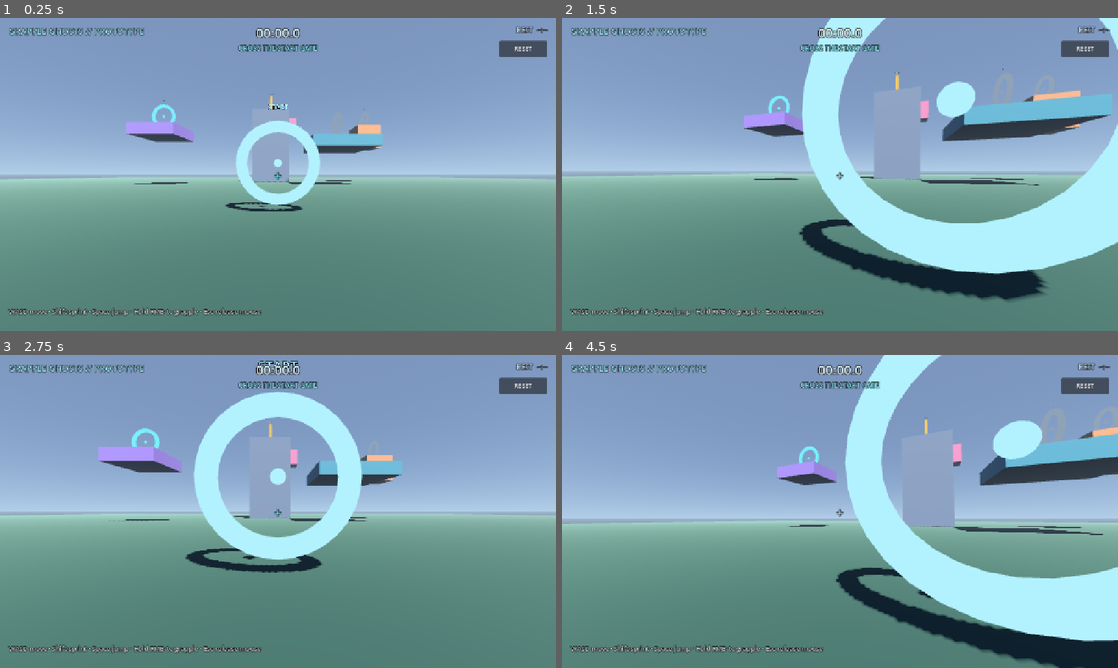
Above: before the commit, frames 1-4 (two rows, left to right).
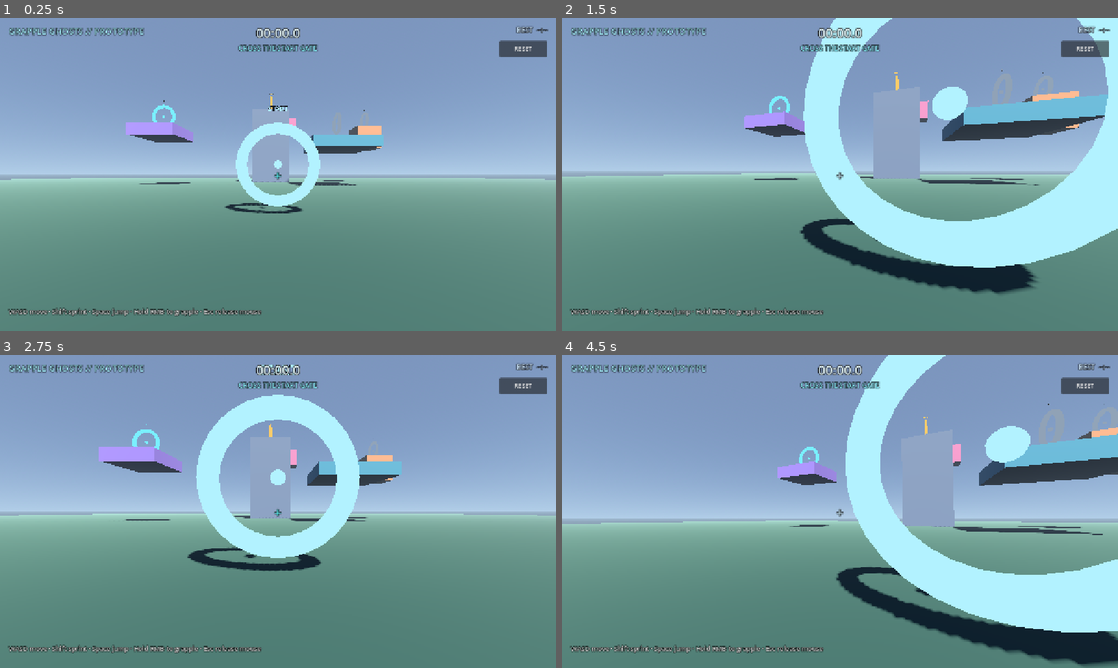
Above: after the commit, the same moments.

Repository: soda92/grapple-ghosts
Game: Godot game, scene res://scenes/main.tscn
Two runs of this game, one before a commit and one after it. Both use one fixed random seed, a clock stepped at 60 frames per second and the inputs below.
Inputs (mouse positions are in pixels of both pictures, inside the frame that each line leads up to):
- Up to frame 1 (0.25 s): no input
- Up to frame 2 (1.5 s): tap Enter at 0.5 s; move the mouse to (867, 174) at 0.52 s; hold W from 0.53 s (still down); tap R at 0.6 s; click (867, 174) at 0.67 s; tap Space at 0.77 s; move the mouse to (812, 174) at 1.27 s; tap Shift at 1.35 s
- Up to frame 3 (2.75 s): keep holding W; tap Space at 1.52 s; move the mouse to (289, 505) at 2.02 s; tap R at 2.1 s
- Up to frame 4 (4.5 s): keep holding W; move the mouse to (834, 517) at 2.77 s; tap Shift at 2.85, 4.35 s; click (834, 517) at 2.92 s; tap Space at 3.02, 3.77 s; move the mouse to (878, 514) at 3.52 s; tap R at 3.6 s; move the mouse to (795, 508) at 4.27 s

The runs differ from the first frame. In frame 1, 1.2% of the frame differs, in the area x 0-99%, y 24-63%; in frame 2, 5.5%, in the area x 2-100%, y 0-91%; in frame 3, 1.9%; in frame 4, 3.7%.

Commit message:
perf: reduce mobile frame cost and input overhead
- Cap mobile rendering at 60 FPS and enable 3D physics interpolation
- Switch from 2x MSAA to FXAA, limit directional shadows to 100 m and the
  camera far plane to 400 m
- Reuse one aim ray query at 25 Hz instead of allocating every physics frame
- Replace the per-tick ImmediateMesh rope with a persistent stretched mesh
- Throttle timer text to 20 Hz and make touch controls redraw on input/resize
  rather than every frame
- Document measured draw calls and frame cost in the README

Diff:
--- a/project.godot
+++ b/project.godot
@@ -9,6 +9,10 @@
 run/main_scene="res://scenes/main.tscn"
 config/features=PackedStringArray("4.7", "Mobile")
 config/icon="res://icon.svg"
+
+[physics]
+
+common/physics_interpolation=true
 
 [display]
 
@@ -24,4 +28,5 @@
 renderer/rendering_method="mobile"
 renderer/rendering_method.mobile="mobile"
 textures/vram_compression/import_etc2_astc=true
-anti_aliasing/quality/msaa_3d=1
+anti_aliasing/quality/msaa_3d=0
+anti_aliasing/quality/screen_space_aa=1
--- a/scenes/main.tscn
+++ b/scenes/main.tscn
@@ -107,6 +107,7 @@
 rotation = Vector3(-0.9, 0.55, 0)
 light_energy = 1.3
 shadow_enabled = true
+directional_shadow_max_distance = 100.0
 
 [node name="Ground" type="StaticBody3D" parent="."]
 transform = Transform3D(1, 0, 0, 0, 1, 0, 0, 0, 1, 0, -0.5, 0)
--- a/scenes/player.tscn
+++ b/scenes/player.tscn
@@ -18,4 +18,4 @@
 current = true
 fov = 80.0
 near = 0.05
-far = 600.0
+far = 400.0
--- a/scripts/course.gd
+++ b/scripts/course.gd
@@ -31,6 +31,7 @@
 var finished := false
 var time := 0.0
 var best := 0.0
+var _timer_t := 0.0
 
 
 func _ready() -> void:
@@ -58,8 +59,11 @@
 func _process(delta: float) -> void:
 	if running and not finished:
 		time += delta
-		if timer_label != null:
-			timer_label.text = _fmt(time)
+		_timer_t += delta
+		if _timer_t >= 0.05:
+			_timer_t = 0.0
+			if timer_label != null:
+				timer_label.text = _fmt(time)
 
 
 func _build_course() -> void:
@@ -157,6 +161,7 @@
 			return
 		running = true
 		time = 0.0
+		_timer_t = 0.0
 		next_index = 0
 		progress_label.text = "RING 1 / %d" % rings.size()
 		_refresh_rings()
--- a/scripts/main.gd
+++ b/scripts/main.gd
@@ -2,6 +2,8 @@
 ## Wires the course, UI and platform-specific hints.
 
 func _ready() -> void:
+	if OS.has_feature("mobile"):
+		Engine.max_fps = 60
 	var touch := $UI/TouchControls
 	touch.setup($Player)
 	$Player.crosshair = $UI/Cross
--- a/scripts/player.gd
+++ b/scripts/player.gd
@@ -21,8 +21,10 @@
 var touch_jump := false
 var _aim_state := false
 
-var _rope: ImmediateMesh
+var _rope: BoxMesh
 var _line: MeshInstance3D
+var _aim_q: PhysicsRayQueryParameters3D
+var _aim_t := 0.0
 
 @onready var cam: Camera3D = $Camera3D
 
@@ -30,16 +32,22 @@
 func _ready() -> void:
 	if not mobile:
 		Input.mouse_mode = Input.MOUSE_MODE_CAPTURED
-	_rope = ImmediateMesh.new()
+	_rope = BoxMesh.new()
+	_rope.size = Vector3(0.035, 0.035, 1.0)
 	_line = MeshInstance3D.new()
 	_line.mesh = _rope
 	_line.top_level = true
+	_line.visible = false
 	_line.cast_shadow = GeometryInstance3D.SHADOW_CASTING_SETTING_OFF
 	var mat := StandardMaterial3D.new()
 	mat.shading_mode = BaseMaterial3D.SHADING_MODE_UNSHADED
 	mat.albedo_color = Color(0.35, 0.95, 1.0)
 	_line.material_override = mat
 	add_child(_line)
+
+	_aim_q = PhysicsRayQueryParameters3D.new()
+	_aim_q.collision_mask = 3
+	_aim_q.exclude = [get_rid()]
 
 
 func _unhandled_input(event: InputEvent) -> void:
@@ -97,7 +105,7 @@
 
 	move_and_slide()
 	_draw_rope()
-	_update_aim()
+	_update_aim(delta)
 
 
 func set_touch_move(v: Vector2, sprint: bool) -> void:
@@ -123,13 +131,20 @@
 		_release()
 
 
-func _update_aim() -> void:
+func _aim_ray() -> Dictionary:
+	_aim_q.from = cam.global_position
+	_aim_q.to = cam.global_position - cam.global_basis.z * RANGE
+	return get_world_3d().direct_space_state.intersect_ray(_aim_q)
+
+
+func _update_aim(delta: float) -> void:
 	if crosshair == null:
 		return
-	var from := cam.global_position
-	var to := from - cam.global_basis.z * RANGE
-	var query := PhysicsRayQueryParameters3D.create(from, to, 3, [get_rid()])
-	var hit := get_world_3d().direct_space_state.intersect_ray(query)
+	_aim_t -= delta
+	if _aim_t > 0.0:
+		return
+	_aim_t = 0.04
+	var hit := _aim_ray()
 	var aim := not hit.is_empty()
 	if aim == _aim_state:
 		return
@@ -141,10 +156,7 @@
 
 
 func _try_grapple() -> void:
-	var from := cam.global_position
-	var to := from - cam.global_basis.z * RANGE
-	var query := PhysicsRayQueryParameters3D.create(from, to, 3, [get_rid()])
-	var hit := get_world_3d().direct_space_state.intersect_ray(query)
+	var hit := _aim_ray()
 	if hit.is_empty():
 		return
 	anchor = hit["position"]
@@ -157,14 +169,23 @@
 
 
 func _draw_rope() -> void:
-	_rope.clear_surfaces()
 	if not grappling:
+		_line.visible = false
 		return
 	var from := cam.global_position \
 		+ cam.global_basis.x * 0.22 \
 		- cam.global_basis.y * 0.18 \
 		- cam.global_basis.z * 0.18
-	_rope.surface_begin(Mesh.PRIMITIVE_LINES)
-	_rope.surface_add_vertex(from)
-	_rope.surface_add_vertex(anchor)
-	_rope.surface_end()
+	var delta := anchor - from
+	var length := delta.length()
+	if length < 0.02:
+		_line.visible = false
+		return
+	var dir := delta / length
+	var up := Vector3.UP
+	if absf(dir.dot(up)) > 0.98:
+		up = Vector3.RIGHT
+	var basis := Basis.looking_at(dir, up)
+	_line.global_transform = Transform3D(
+		basis.scaled(Vector3(1.0, 1.0, length)), (from + anchor) * 0.5)
+	_line.visible = true
--- a/scripts/touch_controls.gd
+++ b/scripts/touch_controls.gd
@@ -24,8 +24,8 @@
 	])
 	visible = OS.has_feature("mobile")
 	set_process_input(true)
-	set_process(true)
 	player = get_tree().get_first_node_in_group("player")
+	resized.connect(queue_redraw)
 
 
 func setup(p: Node) -> void:
@@ -100,11 +100,6 @@
 			player.add_touch_look(rel)
 
 
-func _process(_delta: float) -> void:
-	if visible:
-		queue_redraw()
-
-
 # ---------------------------------------------------------------------------
 # Layout (screen-relative so it works on different phone resolutions)
 # ---------------------------------------------------------------------------
